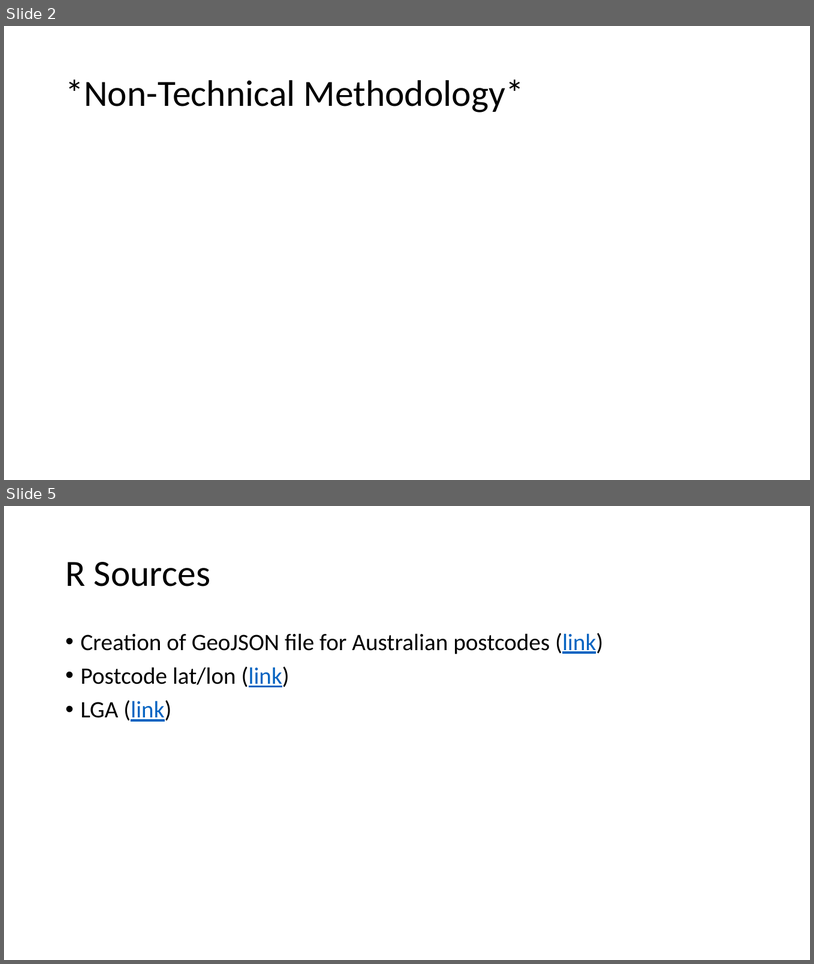
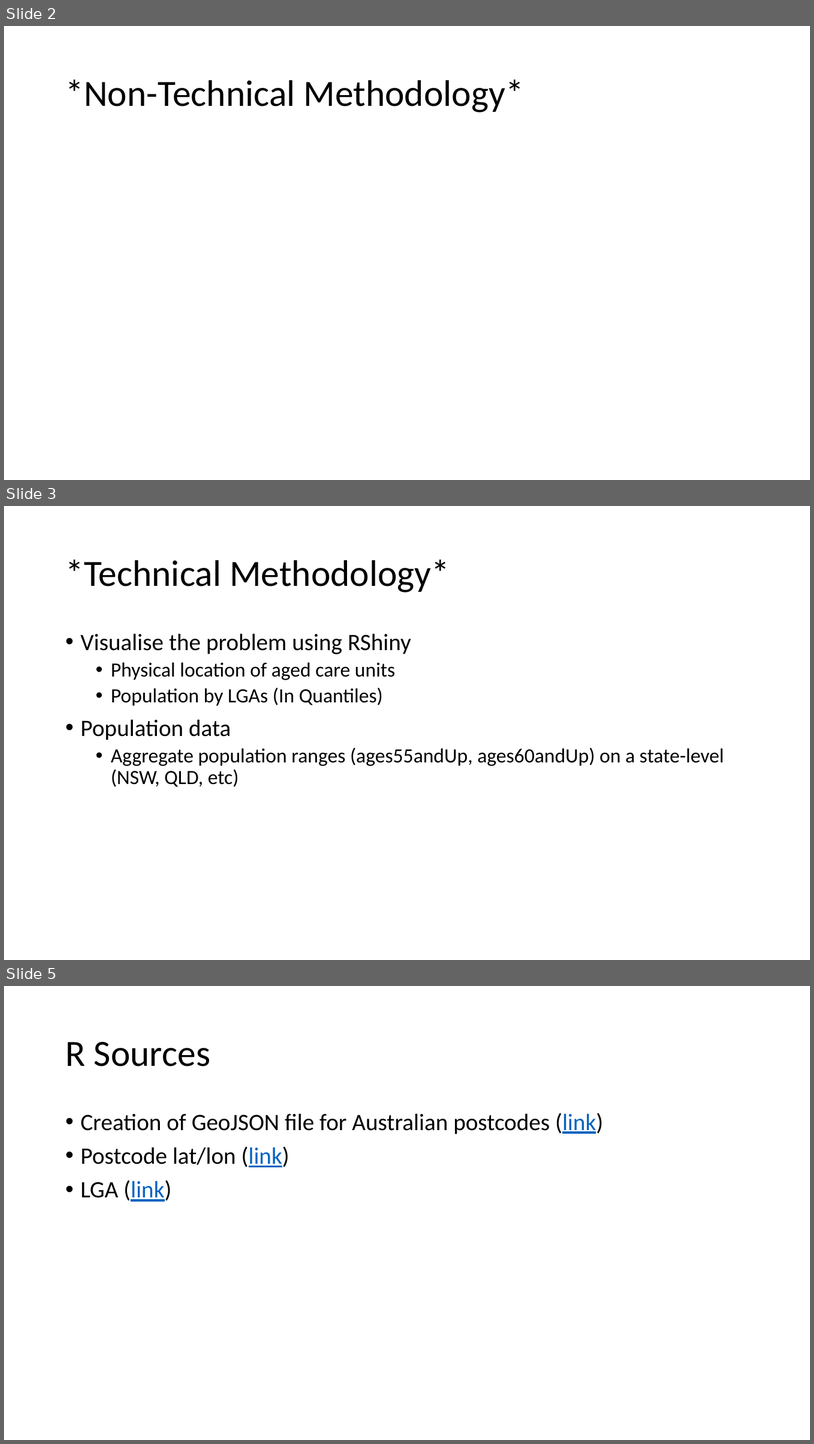
Before and after one commit to vdencarnacion/probset, a slide deck: final_presentation.pptx. Shown one above the other, each under a label of ours: slides 2 and 5 before the commit, slides 2, 3 and 5 after it; the slides between them are not shown. The pictures are 814x964 and 814x1444 pixels, drawn with LibreOffice and Linux fonts; fonts in the diff are those of the drawing. Boxes give left, top, right and bottom in pixels: in the first picture for what was removed or moved away, otherwise in the second. Text is boxed around its words. In the diff, an @@ line names an element or a change of style, - is before the commit and + after.

Commit message:
viz popn by state

```diff
--- a/final_presentation.pptx
+++ b/final_presentation.pptx
@@ slide 3 added at [4, 506, 810, 960], background #FFFFFF @@
@@ title added at [65, 559, 450, 592], 44 pt, text #000000 @@
+*Technical Methodology*
@@ text added at [81, 633, 725, 787], 24 pt, text #000000 @@
+• Visualise the problem using RShiny
+  • Physical location of aged care units
+  • Population by LGAs (In Quantiles)
+• Population data
+  • Aggregate population ranges (ages55andUp, ages60andUp) on a state-level (NSW, QLD, etc)
```
Also in this commit, not shown: 1 slide changed, 1 slide removed, 6 other files.
